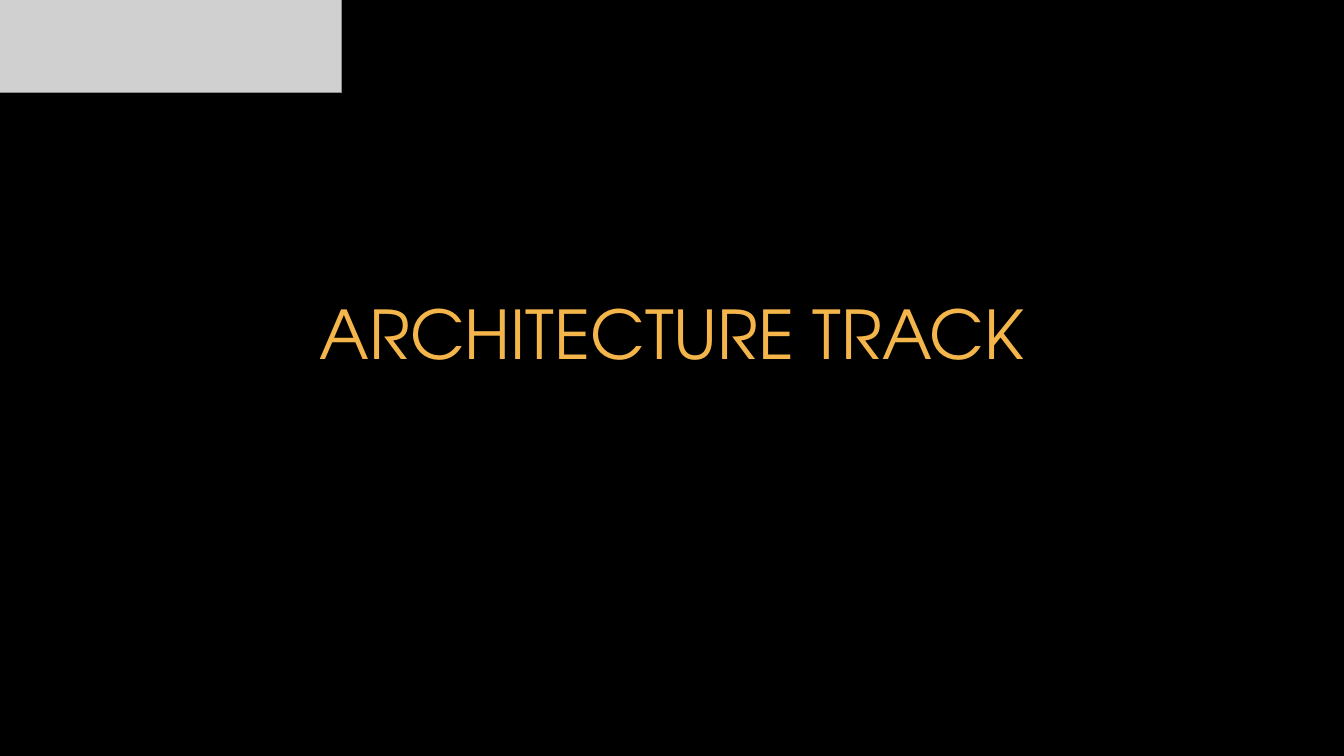
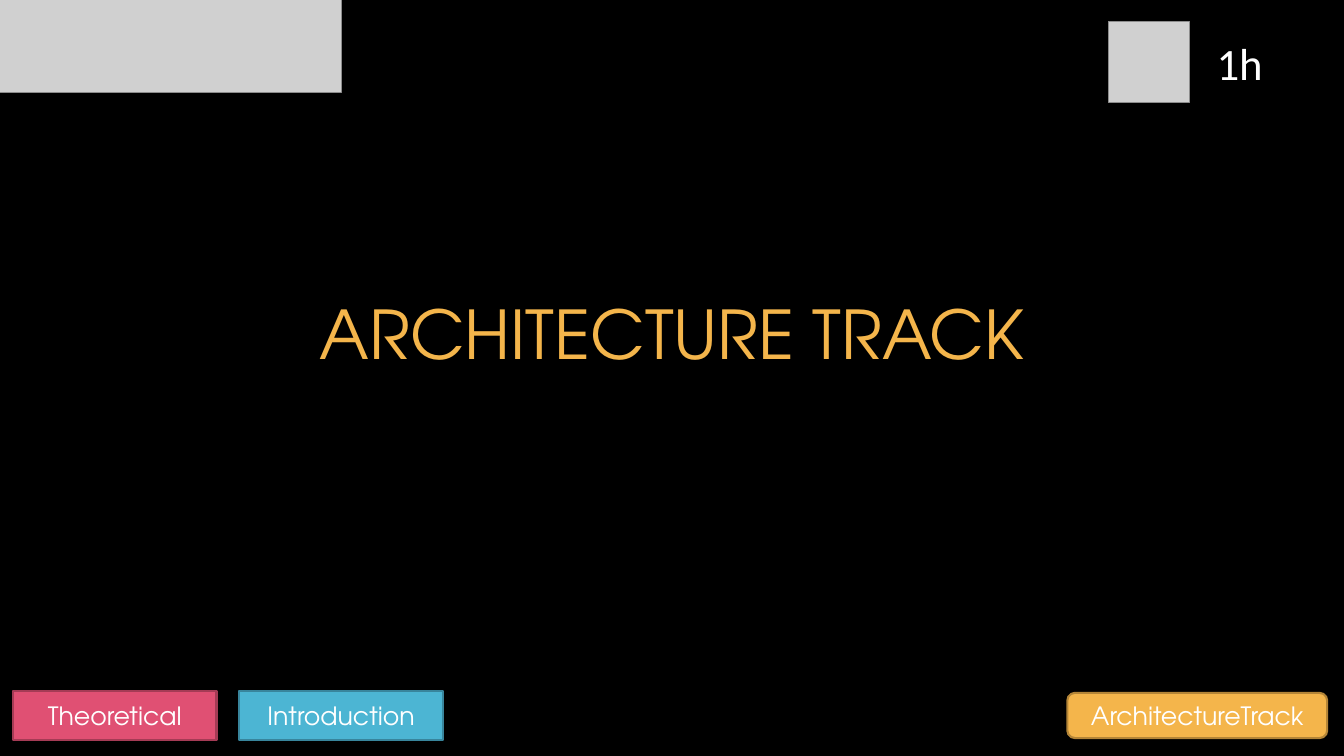
Before and after one commit to itenium-be/Architecture-KickOff, a slide deck: slide 1 of Architecture.pptx. Drawn at 1344x756 pixels with LibreOffice and Linux fonts; fonts in the diff are those of the drawing; grey boxes stand for pictures; background and template pictures are left out. Boxes give left, top, right and bottom in pixels: in the first picture for what was removed or moved away, otherwise in the second. Text is boxed around its words. In the diff, an @@ line names an element or a change of style, - is before the commit and + after.

```diff
--- a/Architecture.pptx
+++ b/Architecture.pptx
@@ picture added at [1108, 21, 1190, 103] @@
@@ text added at [1217, 49, 1263, 80], 32 pt, text #FFFFFF @@
+1h
@@ rectangle added at [13, 692, 217, 740], fill #E05073, outline #A63B55 1.5 pt, 18 pt, text #FFFFFF @@
+Theoretical
@@ rectangle added at [239, 692, 443, 740], fill #4CB5D3, outline #38869C 1.5 pt, 18 pt, text #FFFFFF @@
+Introduction
@@ rounded rectangle added at [1068, 693, 1328, 738], fill #F4B54B, outline #B58637 1.5 pt, 18 pt, text #FFFFFF @@
+ArchitectureTrack
```
